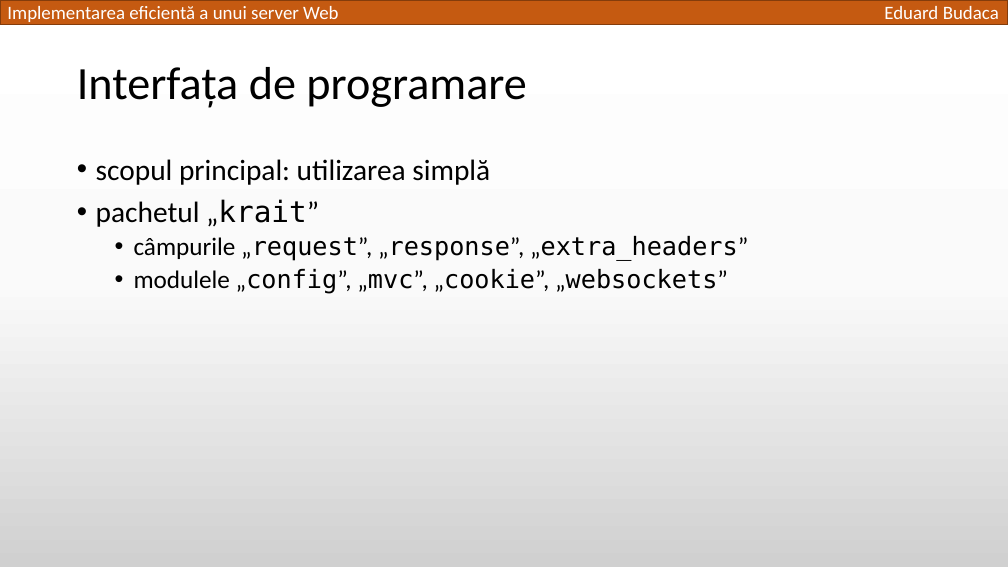
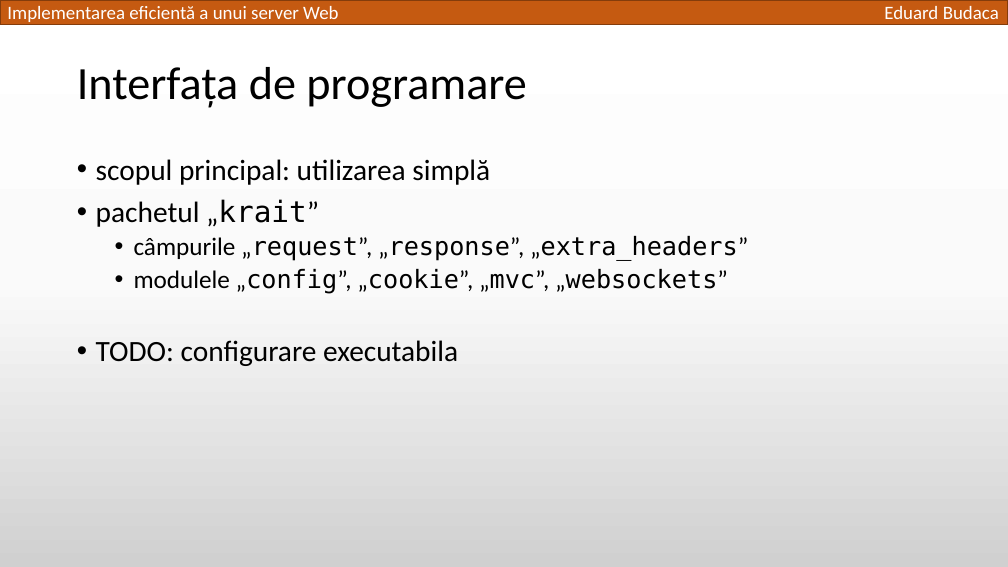
Before and after one commit to TED-996/bachelor-thesis-pack, a slide deck: slide 8 of Licenta2018BudacaEduard/Implementarea eficientă a unui server Web.pptx. Drawn at 1008x567 pixels with LibreOffice and Linux fonts; fonts in the diff are those of the drawing. Boxes give left, top, right and bottom in pixels: in the first picture for what was removed or moved away, otherwise in the second. Text is boxed around its words. In the diff, an @@ line names an element or a change of style, - is before the commit and + after.

```diff
--- a/Licenta2018BudacaEduard/Implementarea eficientă a unui server Web.pptx
+++ b/Licenta2018BudacaEduard/Implementarea eficientă a unui server Web.pptx
@@ text at <box>96,269,728,366</box>: text changed; font DejaVu Sans Mono to Calibri @@
-  • modulele „config”, „mvc”, „cookie”, „websockets”
+  • modulele „config”, „cookie”, „mvc”, „websockets”
+• TODO: configurare executabila
```
Also in this commit, not shown: 9 other slides changed, 1 slide removed, 2 other files.
